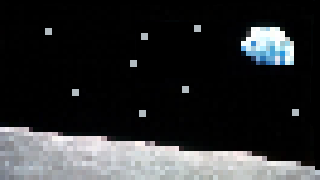
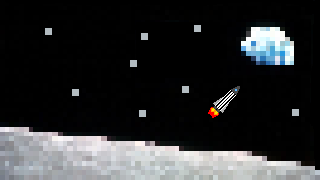
Layers edited between the first and the second 320px x 180px image:
added layer "Pasted Layer" above "Background" over 208, 86, 240, 118
